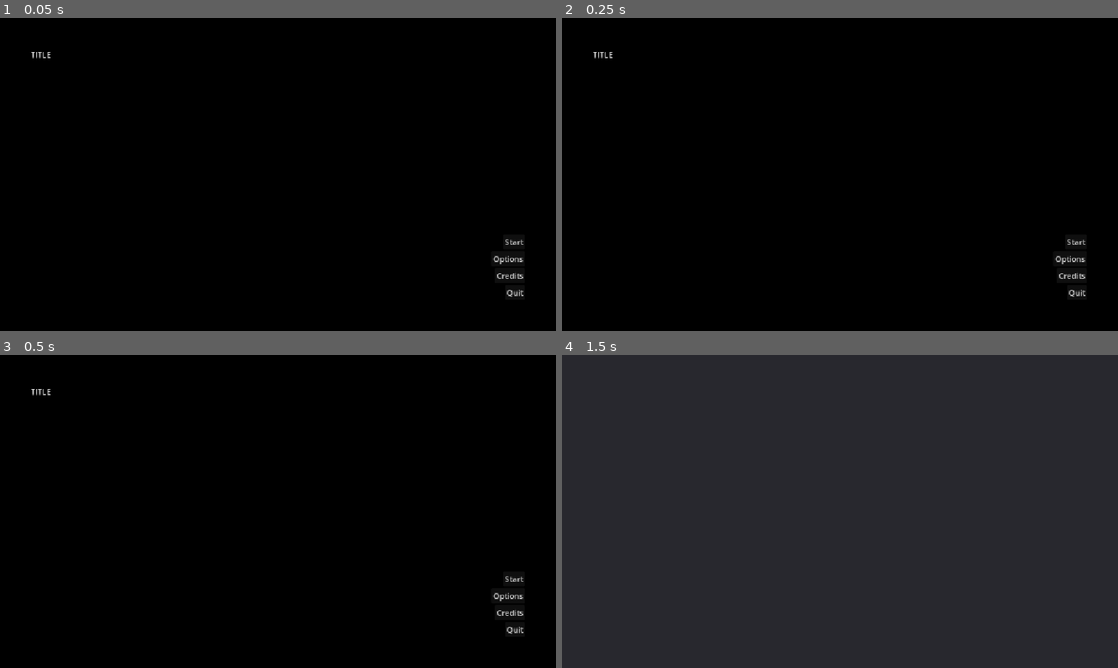
Above: before the commit, frames 1-4 (two rows, left to right).
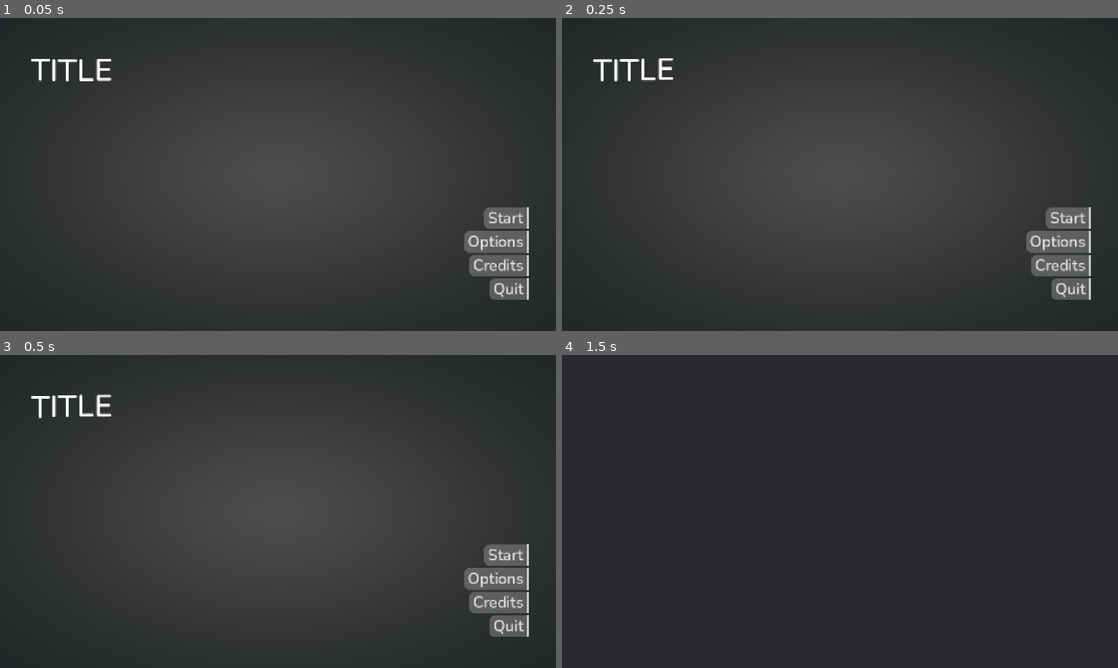
Above: after the commit, the same moments.

Repository: NotDurris/Godot-Game-Base
Game: Godot game, scene res://Levels/ScenesLogic/scene_switcher.tscn
The game is run twice, just before and just after one commit, with the same random seed, the same clock (stepped at 60 frames per second) and the same inputs.
Inputs:
- Up to frame 1 (0.05 s): no input
- Up to frame 2 (0.25 s): no input
- Up to frame 3 (0.5 s): no input
- Up to frame 4 (1.5 s): click "Start" at 0.5 s; click "Start" at 1.25 s

The runs differ from the first frame. In frame 1, 100% of the frame differs, in the area x 0-100%, y 0-100%; in frame 2, 100%; in frame 3, 100%; in frame 4, nothing differs.

Commit message:
Updating Visuals

Diff:
--- /dev/null
+++ b/Assets/Themes/Buttons/menu/menu_hover_button.tres
@@ -0,0 +1,10 @@
+[gd_resource type="StyleBoxFlat" format=3 uid="uid://bu6mp0d1w6334"]
+
+[resource]
+bg_color = Color(0.37602067, 0.6345417, 0.78766286, 0.44705883)
+border_width_right = 4
+border_color = Color(0.6447357, 0.8345148, 0.9143988, 1)
+corner_radius_top_left = 12
+corner_radius_bottom_left = 12
+expand_margin_left = 16.0
+expand_margin_right = 8.0
--- /dev/null
+++ b/Assets/Themes/Buttons/menu/menu_normal_button.tres
@@ -0,0 +1,9 @@
+[gd_resource type="StyleBoxFlat" format=3 uid="uid://fc0ry2u4t5tx"]
+
+[resource]
+bg_color = Color(0.6, 0.6, 0.6, 0.44705883)
+border_width_right = 4
+corner_radius_top_left = 12
+corner_radius_bottom_left = 12
+expand_margin_left = 8.0
+expand_margin_right = 8.0
--- /dev/null
+++ b/Assets/Themes/Buttons/menu/menu_pressed_button.tres
@@ -0,0 +1,10 @@
+[gd_resource type="StyleBoxFlat" format=3 uid="uid://tr2c7sm04vdp"]
+
+[resource]
+bg_color = Color(0.20494908, 0.40692654, 0.5229318, 0.44705883)
+border_width_right = 4
+border_color = Color(0.6431373, 0.8352941, 0.9137255, 1)
+corner_radius_top_left = 12
+corner_radius_bottom_left = 12
+expand_margin_left = 12.0
+expand_margin_right = 8.0
--- a/Assets/Themes/Panels/panel_background.tres
+++ b/Assets/Themes/Panels/panel_background.tres
@@ -1,12 +1,7 @@
 [gd_resource type="StyleBoxFlat" format=3 uid="uid://qcp3kjexcetq"]
 
 [resource]
-bg_color = Color(0.14959332, 0.14819999, 0.19, 1)
-border_width_left = 4
-border_width_top = 4
-border_width_right = 8
-border_width_bottom = 8
-border_color = Color(0, 0.59607846, 0.85882354, 1)
+bg_color = Color(0.22997168, 0.23643294, 0.26380506, 0.8235294)
 corner_radius_top_left = 16
 corner_radius_top_right = 16
 corner_radius_bottom_right = 16
--- a/Assets/Themes/Panels/title_bar_background.tres
+++ b/Assets/Themes/Panels/title_bar_background.tres
@@ -1,9 +1,6 @@
 [gd_resource type="StyleBoxFlat" format=3 uid="uid://dqn7kpkgl3va5"]
 
 [resource]
-bg_color = Color(0, 0.59607846, 0.85882354, 1)
-corner_radius_top_left = 15
-corner_radius_top_right = 15
-expand_margin_left = 1.0
-expand_margin_top = 1.0
-expand_margin_right = 1.0
+bg_color = Color(0.37800002, 0.49140006, 0.63, 1)
+corner_radius_top_left = 16
+corner_radius_top_right = 16
--- a/Assets/Themes/_UI/mainmenu.tres
+++ b/Assets/Themes/_UI/mainmenu.tres
@@ -1,8 +1,20 @@
 [gd_resource type="Theme" format=3 uid="uid://mdn2knq2jrhm"]
 
 [ext_resource type="FontFile" uid="uid://wvdspsgmxewv" path="res://Assets/Fonts/Nunito-SemiBold.ttf" id="1_g7d1g"]
+[ext_resource type="StyleBox" uid="uid://fc0ry2u4t5tx" path="res://Assets/Themes/Buttons/menu/menu_normal_button.tres" id="2_d16nt"]
+[ext_resource type="StyleBox" uid="uid://bu6mp0d1w6334" path="res://Assets/Themes/Buttons/menu/menu_hover_button.tres" id="3_a043s"]
+[ext_resource type="StyleBox" uid="uid://tr2c7sm04vdp" path="res://Assets/Themes/Buttons/menu/menu_pressed_button.tres" id="3_osanf"]
 
 [resource]
+Button/font_sizes/font_size = 32
+Button/fonts/font = ExtResource("1_g7d1g")
+Button/styles/disabled = ExtResource("2_d16nt")
+Button/styles/focus = ExtResource("3_osanf")
+Button/styles/hover = ExtResource("3_a043s")
+Button/styles/normal = ExtResource("2_d16nt")
+Button/styles/pressed = ExtResource("3_osanf")
 HBoxContainer/constants/separation = 0
 Label/font_sizes/font_size = 32
 Label/fonts/font = ExtResource("1_g7d1g")
+RichTextLabel/font_sizes/normal_font_size = 64
+RichTextLabel/fonts/normal_font = ExtResource("1_g7d1g")
--- /dev/null
+++ b/Assets/Themes/_UI/uipanel.tres
@@ -0,0 +1,7 @@
+[gd_resource type="Theme" format=3 uid="uid://boysjsm1bldbj"]
+
+[ext_resource type="FontFile" uid="uid://wvdspsgmxewv" path="res://Assets/Fonts/Nunito-SemiBold.ttf" id="1_sua85"]
+
+[resource]
+Label/font_sizes/font_size = 32
+Label/fonts/font = ExtResource("1_sua85")
--- a/Components/UI/UIPanel/ui_panel.tscn
+++ b/Components/UI/UIPanel/ui_panel.tscn
@@ -1,6 +1,7 @@
 [gd_scene format=3 uid="uid://lbja0ku3jm2o"]
 
 [ext_resource type="StyleBox" uid="uid://qcp3kjexcetq" path="res://Assets/Themes/Panels/panel_background.tres" id="1_alvg1"]
+[ext_resource type="Theme" uid="uid://boysjsm1bldbj" path="res://Assets/Themes/_UI/uipanel.tres" id="1_f6fbm"]
 [ext_resource type="Script" uid="uid://dcdl8x4jty1ec" path="res://Components/UI/UIPanel/panel_logic.gd" id="1_wlgud"]
 [ext_resource type="StyleBox" uid="uid://dqn7kpkgl3va5" path="res://Assets/Themes/Panels/title_bar_background.tres" id="2_wlgud"]
 [ext_resource type="StyleBox" uid="uid://bnm1kcs34crjn" path="res://Assets/Themes/Buttons/close/button.tres" id="3_f6fbm"]
@@ -13,6 +14,7 @@
 anchor_bottom = 1.0
 grow_horizontal = 2
 grow_vertical = 2
+theme = ExtResource("1_f6fbm")
 script = ExtResource("1_wlgud")
 
 [node name="Background" type="ColorRect" parent="." unique_id=1234555341]
@@ -60,10 +62,11 @@
 custom_minimum_size = Vector2(0, 40)
 layout_mode = 2
 size_flags_horizontal = 3
-theme_override_colors/font_color = Color(0.14901961, 0.14901961, 0.1882353, 1)
 theme_override_styles/normal = ExtResource("2_wlgud")
 text = "Title"
+horizontal_alignment = 1
 vertical_alignment = 1
+uppercase = true
 
 [node name="Close" type="Control" parent="MarginContainer/HBoxContainer/PanelContainer/VBoxContainer/TitleBar" unique_id=1991571259]
 layout_mode = 2
@@ -71,8 +74,9 @@
 [node name="CloseButton" type="Button" parent="MarginContainer/HBoxContainer/PanelContainer/VBoxContainer/TitleBar/Close" unique_id=1618942533]
 custom_minimum_size = Vector2(32, 32)
 layout_mode = 0
-offset_left = -32.0
+offset_left = -43.0
 offset_top = 4.0
+offset_right = -11.0
 offset_bottom = 36.0
 pivot_offset = Vector2(23.5, 25.5)
 theme_override_styles/normal = ExtResource("3_f6fbm")
@@ -86,10 +90,6 @@
 [node name="ContentContainer" type="MarginContainer" parent="MarginContainer/HBoxContainer/PanelContainer/VBoxContainer" unique_id=1753221747]
 layout_mode = 2
 size_flags_vertical = 3
-theme_override_constants/margin_left = 16
-theme_override_constants/margin_top = 16
-theme_override_constants/margin_right = 16
-theme_override_constants/margin_bottom = 16
 
 [node name="Spacer2" type="Control" parent="MarginContainer/HBoxContainer" unique_id=603292399]
 layout_mode = 2
--- a/Components/UI/UISections/VolumeControl/volume_control_section.tscn
+++ b/Components/UI/UISections/VolumeControl/volume_control_section.tscn
@@ -2,8 +2,9 @@
 
 [ext_resource type="Script" uid="uid://dwho0ustv05kx" path="res://Components/UI/UISections/VolumeControl/VolumeControl.gd" id="1_fm6dh"]
 
-[sub_resource type="StyleBoxFlat" id="StyleBoxFlat_bvo3n"]
-bg_color = Color(0.41215244, 0.4121525, 0.41215235, 0.22352941)
+[sub_resource type="StyleBoxEmpty" id="StyleBoxEmpty_fm6dh"]
+
+[sub_resource type="StyleBoxEmpty" id="StyleBoxEmpty_hpkv4"]
 
 [node name="VolumeControlSection" type="VBoxContainer" unique_id=10756484]
 anchors_preset = 15
@@ -16,6 +17,7 @@
 [node name="MasterVolume" type="PanelContainer" parent="." unique_id=578814275]
 custom_minimum_size = Vector2(0, 64)
 layout_mode = 2
+theme_override_styles/panel = SubResource("StyleBoxEmpty_fm6dh")
 
 [node name="Hbox" type="HBoxContainer" parent="MasterVolume" unique_id=1995212168]
 layout_mode = 2
@@ -34,7 +36,6 @@
 [node name="SFXVolume" type="PanelContainer" parent="." unique_id=646613892]
 custom_minimum_size = Vector2(0, 64)
 layout_mode = 2
-theme_override_styles/panel = SubResource("StyleBoxFlat_bvo3n")
 
 [node name="Hbox" type="HBoxContainer" parent="SFXVolume" unique_id=1858894872]
 layout_mode = 2
@@ -53,6 +54,7 @@
 [node name="MusicVolume" type="PanelContainer" parent="." unique_id=669848252]
 custom_minimum_size = Vector2(0, 64)
 layout_mode = 2
+theme_override_styles/panel = SubResource("StyleBoxEmpty_hpkv4")
 
 [node name="Hbox" type="HBoxContainer" parent="MusicVolume" unique_id=1632264295]
 layout_mode = 2
--- a/Levels/MainMenu.tscn
+++ b/Levels/MainMenu.tscn
@@ -3,24 +3,35 @@
 [ext_resource type="Script" uid="uid://ccy4xsxwcr4u8" path="res://Levels/ScenesLogic/level.gd" id="1_720qt"]
 [ext_resource type="Theme" uid="uid://mdn2knq2jrhm" path="res://Assets/Themes/_UI/mainmenu.tres" id="2_65ows"]
 [ext_resource type="Script" uid="uid://ds3m6bxligeht" path="res://Levels/ScenesLogic/change_level.gd" id="4_2ld8x"]
-[ext_resource type="PackedScene" uid="uid://ceb1ctsskiko1" path="res://Components/UI/Buttons/button_effects_handler.tscn" id="4_mnhpt"]
 [ext_resource type="Script" uid="uid://dbgbq51vkocsj" path="res://Components/MainMenu/quit_logic.gd" id="5_17ajd"]
 [ext_resource type="PackedScene" uid="uid://lbja0ku3jm2o" path="res://Components/UI/UIPanel/ui_panel.tscn" id="5_gerv3"]
 [ext_resource type="PackedScene" uid="uid://buao4cwlay7bi" path="res://Components/UI/UIContents/options_contents.tscn" id="6_ooo5j"]
+
+[sub_resource type="Gradient" id="Gradient_gerv3"]
+interpolation_mode = 2
+colors = PackedColorArray(0, 0, 0, 0, 0.027299998, 0.06288333, 0.07, 0.6117647)
+
+[sub_resource type="GradientTexture2D" id="GradientTexture2D_17ajd"]
+gradient = SubResource("Gradient_gerv3")
+width = 256
+height = 256
+use_hdr = true
+fill = 1
+fill_from = Vector2(0.5, 0.5)
 
 [node name="MainMenu" type="Node" unique_id=6212812]
 script = ExtResource("1_720qt")
 current_level = "MainMenu"
 next_level = "Game"
 
-[node name="Background" type="ColorRect" parent="." unique_id=1984291040]
+[node name="Background" type="TextureRect" parent="." unique_id=938020610]
 z_index = -10
 anchors_preset = 15
 anchor_right = 1.0
 anchor_bottom = 1.0
 grow_horizontal = 2
 grow_vertical = 2
-color = Color(0, 0, 0, 1)
+texture = SubResource("GradientTexture2D_17ajd")
 
 [node name="MainMenu" type="Control" parent="." unique_id=895278676]
 z_index = 10
@@ -52,7 +63,7 @@
 custom_minimum_size = Vector2(900, 0)
 layout_mode = 2
 bbcode_enabled = true
-text = "TITLE"
+text = "[wave]TITLE"
 fit_content = true
 scroll_active = false
 vertical_alignment = 1
@@ -70,15 +81,11 @@
 target_level = "Game"
 level = NodePath("../../../..")
 
-[node name="ButtonEffectsHandler" parent="MainMenu/Main/Buttons/Start" unique_id=1032871446 instance=ExtResource("4_mnhpt")]
-
 [node name="Options" type="Button" parent="MainMenu/Main/Buttons" unique_id=421155739]
 layout_mode = 2
 size_flags_horizontal = 8
 size_flags_vertical = 4
 text = "Options"
-
-[node name="ButtonEffectsHandler" parent="MainMenu/Main/Buttons/Options" unique_id=2118135588 instance=ExtResource("4_mnhpt")]
 
 [node name="Credits" type="Button" parent="MainMenu/Main/Buttons" unique_id=1207000227]
 layout_mode = 2
@@ -86,16 +93,12 @@
 size_flags_vertical = 4
 text = "Credits"
 
-[node name="ButtonEffectsHandler" parent="MainMenu/Main/Buttons/Credits" unique_id=749534321 instance=ExtResource("4_mnhpt")]
-
 [node name="Quit" type="Button" parent="MainMenu/Main/Buttons" unique_id=1009462710]
 layout_mode = 2
 size_flags_horizontal = 8
 size_flags_vertical = 4
 text = "Quit"
 script = ExtResource("5_17ajd")
-
-[node name="ButtonEffectsHandler" parent="MainMenu/Main/Buttons/Quit" unique_id=1765594775 instance=ExtResource("4_mnhpt")]
 
 [node name="Options_UIPanel" parent="MainMenu" unique_id=1651188732 instance=ExtResource("5_gerv3")]
 visible = false
Binary file removed: Assets/Fonts/Nunito-VariableFont_wght.ttf
Not shown, removed: Assets/Fonts/Nunito-VariableFont_wght.ttf.import
